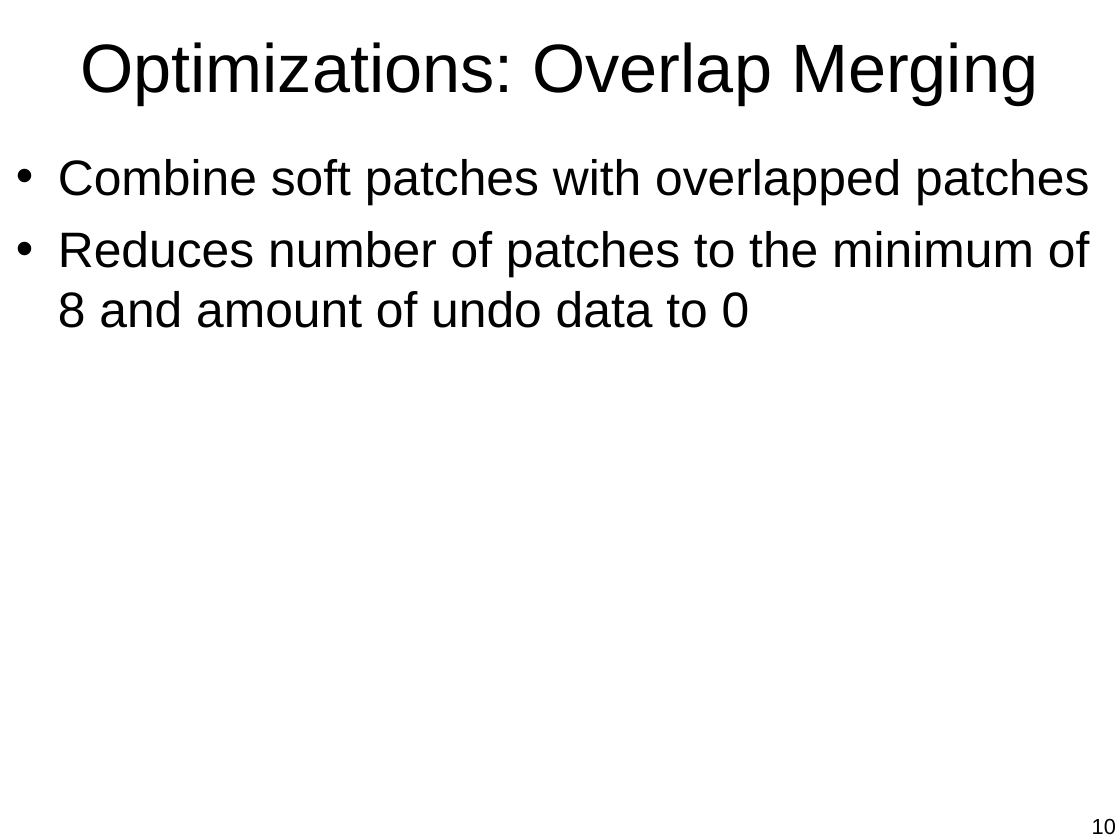
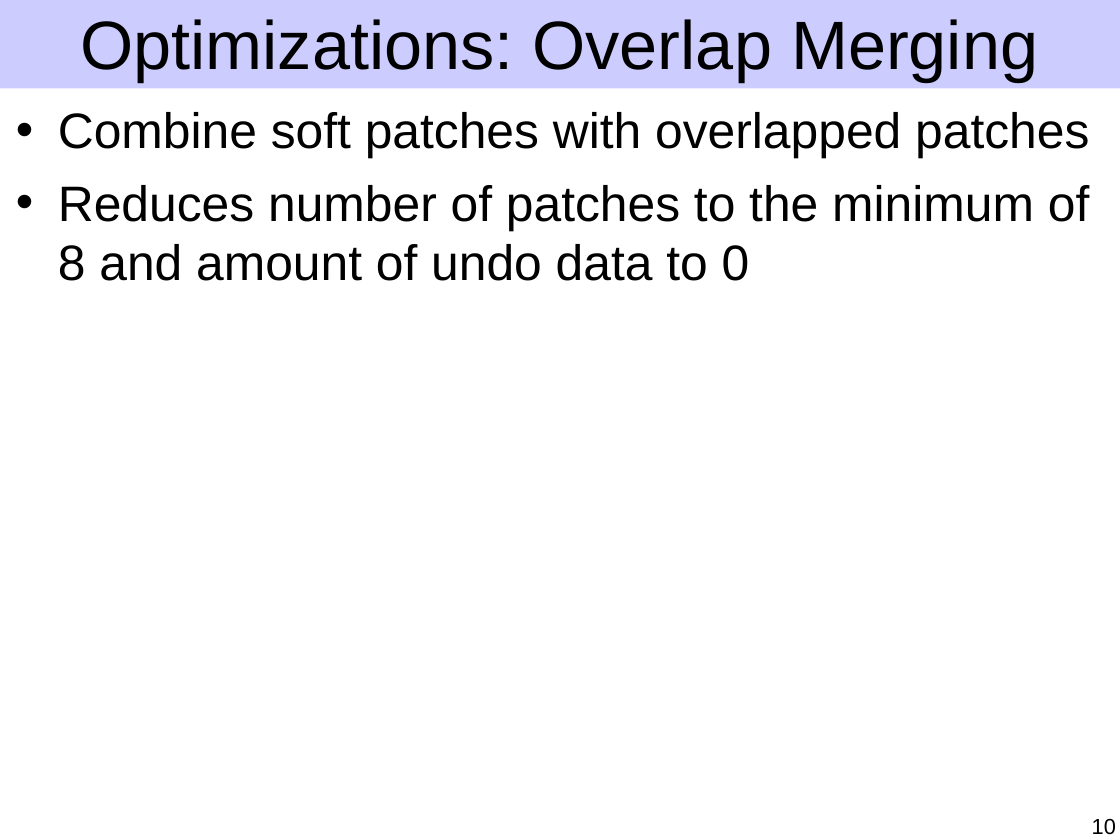
Before and after one commit to ucla-readable/fstitch-doc, a slide deck: slide 10 of sosp/pres.ppt. Drawn at 1120x840 pixels with LibreOffice and Linux fonts; fonts in the diff are those of the drawing. Boxes give left, top, right and bottom in pixels: in the first picture for what was removed or moved away, otherwise in the second. Text is boxed around its words. In the diff, an @@ line names an element or a change of style, - is before the commit and + after.

```diff
--- a/sosp/pres.ppt
+++ b/sosp/pres.ppt
@@ rectangle added at box(0, 0, 1120, 88), fill #CCCCFF @@
@@ title "Optimizations: Overlap Merging": place and size @@
-title "Optimizations: Overlap Merging" at box(80, 42, 1038, 105)
+title "Optimizations: Overlap Merging" at box(80, 19, 1038, 81)
@@ text "Combine soft patches with overlapped ...": place and size @@
-text "Combine soft patches with overlapped ..." at box(58, 159, 1089, 328)
+text "Combine soft patches with overlapped ..." at box(58, 112, 1089, 281)
```
Also in this commit, not shown: 19 other slides changed.
